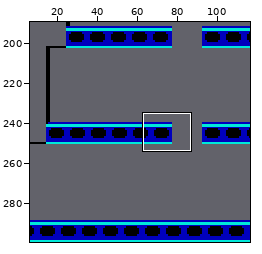
Level history. Tiled map: PVLI/src/images/nivel3.tmx. Above, an overview of the earlier version with the close-up marked.
Close-up. Old version:
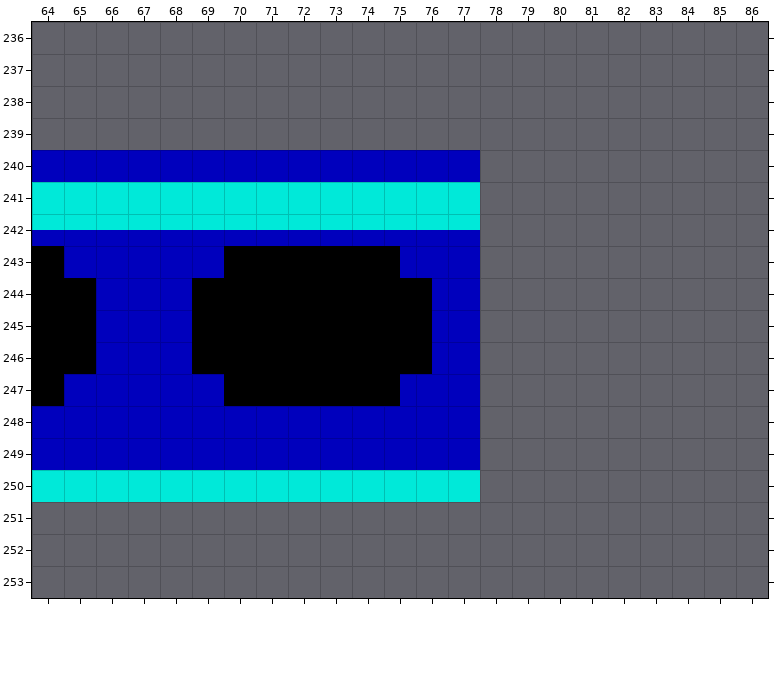
Cells are 2x2 px. Shown: x 64..86, y 236..253. The commit also changed other parts of the map, which this record leaves out.
The result:
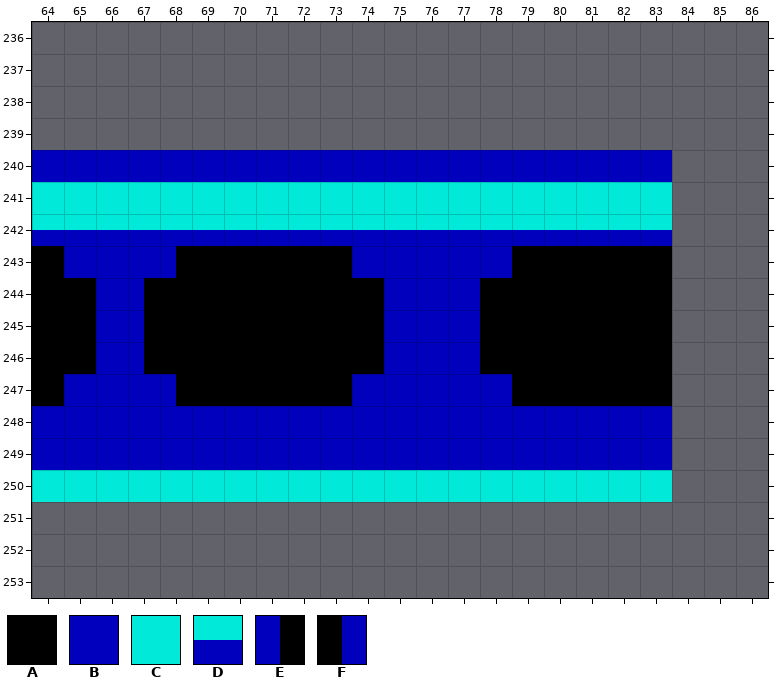
Key: from "plataforma2": A 0, B 1, C 21, D 42, E 65, F 81.
_ is an empty cell.
The edit:
{"where": "layer \"Plataformas\""}
{"y":240,"x":78,"old":"______","new":"BBBBBB"}
{"y":241,"x":78,"old":"______","new":"CCCCCC"}
{"y":242,"x":78,"old":"______","new":"DDDDDD"}
{"y":243,"x":68,"old":"BB","new":"EA"}
{"y":243,"x":74,"old":"AF","new":"BB"}
{"y":243,"x":78,"old":"______","new":"BAAAAA"}
{"y":244,"x":67,"old":"BB","new":"EA"}
{"y":244,"x":75,"old":"AF","new":"BB"}
{"y":244,"x":78,"old":"______","new":"AAAAAA"}
{"y":245,"x":67,"old":"BB","new":"EA"}
{"y":245,"x":75,"old":"AF","new":"BB"}
{"y":245,"x":78,"old":"______","new":"AAAAAA"}
{"y":246,"x":67,"old":"BB","new":"EA"}
{"y":246,"x":75,"old":"AF","new":"BB"}
{"y":246,"x":78,"old":"______","new":"AAAAAA"}
{"y":247,"x":68,"old":"BB","new":"EA"}
{"y":247,"x":74,"old":"AF","new":"BB"}
{"y":247,"x":78,"old":"______","new":"BAAAAA"}
{"y":248,"x":78,"old":"______","new":"BBBBBB"}
{"y":249,"x":78,"old":"______","new":"BBBBBB"}
{"y":250,"x":78,"old":"______","new":"CCCCCC"}
